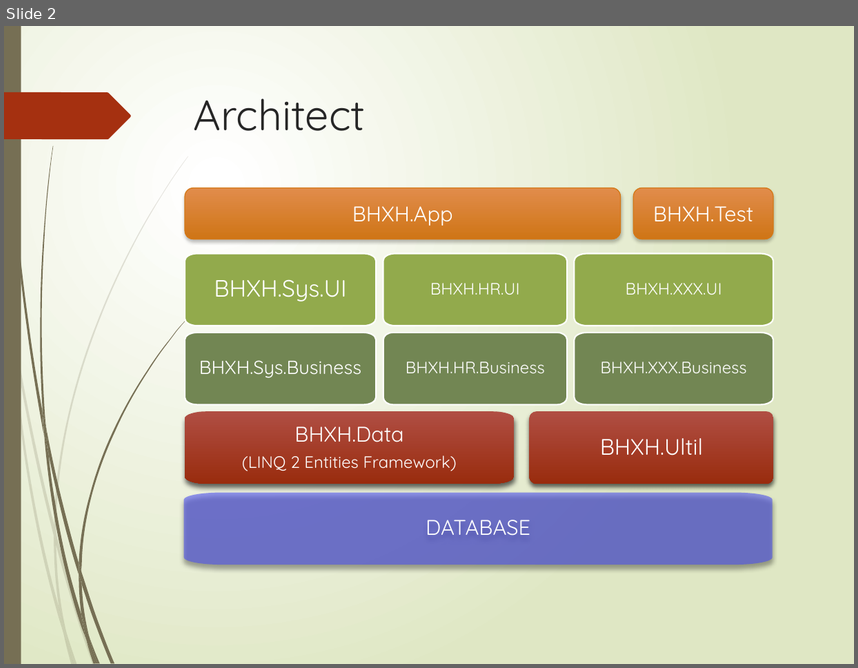
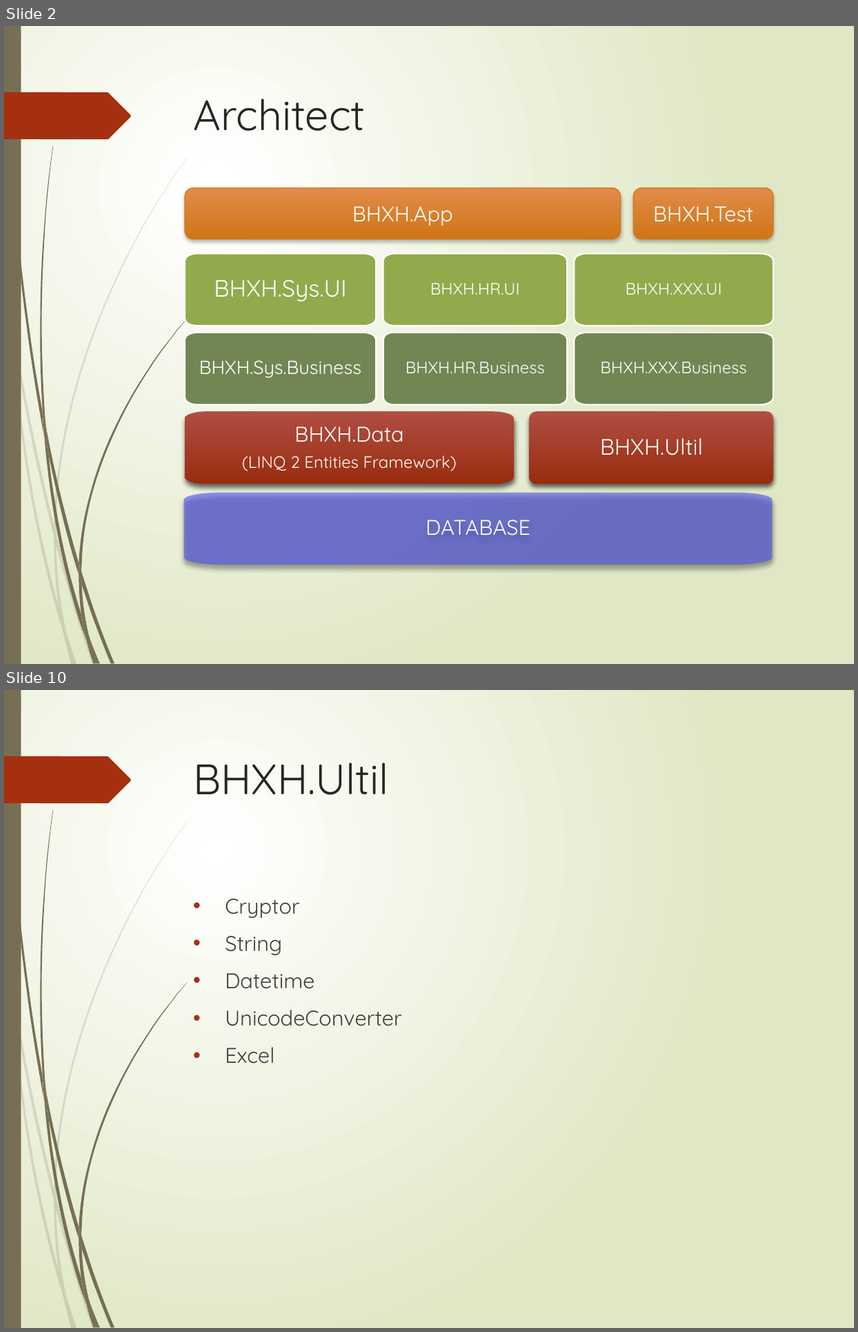
Before and after one commit to nhinnt/BHXH-All-In-One, a slide deck: documents/Architect.pptx. Shown one above the other, each under a label of ours: slide 2 before the commit, slides 2 and 10 after it; the slides between them are not shown. The pictures are 858x668 and 858x1332 pixels, drawn with LibreOffice and Linux fonts; fonts in the diff are those of the drawing. Boxes give left, top, right and bottom in pixels: in the first picture for what was removed or moved away, otherwise in the second. Text is boxed around its words. In the diff, an @@ line names an element or a change of style, - is before the commit and + after.

```diff
--- a/documents/Architect.pptx
+++ b/documents/Architect.pptx
@@ slide 10 added at bbox=[4, 690, 854, 1328], background gradient #FFFFFF to #DFE8C4; not listed: 24 template elements that a slide beside it also shows @@
@@ title added at bbox=[193, 762, 388, 795], 36 pt, text #262626 @@
+BHXH.Ultil
@@ text added at bbox=[225, 898, 402, 1063], 18 pt, text #404040 @@
+• Cryptor
+• String
+• Datetime
+• UnicodeConverter
+• Excel
```
Also in this commit, not shown: 3 slides changed, 4 other slides added, 1 slide removed, 19 other files.
